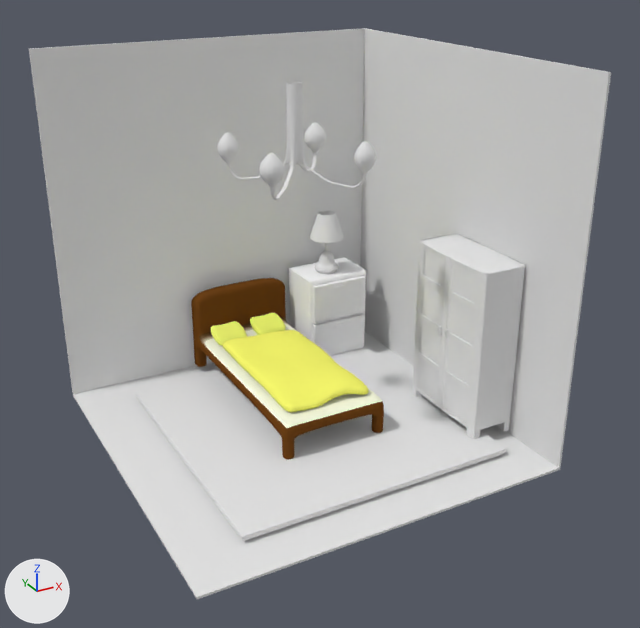
The Blender file House builder/Assets/Models/Rooms/Bedroom_Room.blend as it was, and as the next commit left it.
Both versions are drawn from a 50 mm lens placed at (-3.92, -7.64, 5.16), pointed at (0.11, -0.29, 1.49). Arrows for +X, +Y and +Z are at lower left; the lights stay in place.

In view in the first picture: 'Bed.004', 'Carpet', 'DrawerBase', 'Lamp_stand', 'Overhead_lamp', 'Plane', 'Wardrobe'.
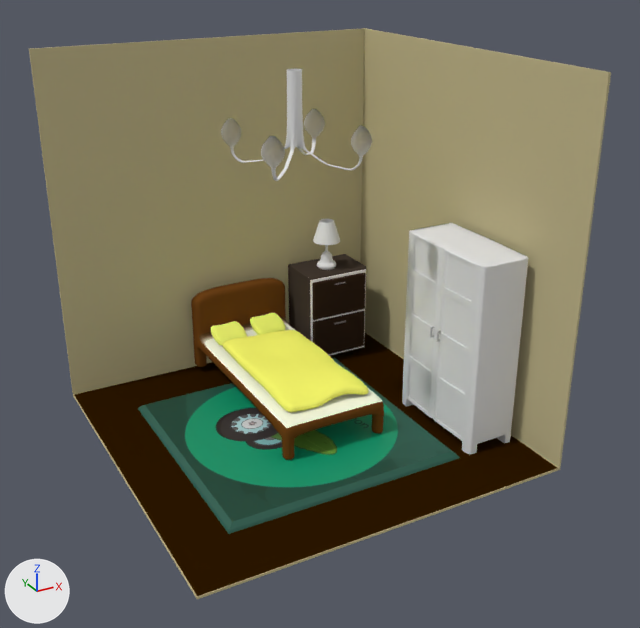
Where the change shows, as pixel boxes [x1, y1, x2, y2] in the pictures (640 x 628 px):
'Plane', surface changed (grey to yellow)
    both: [29, 28, 611, 599]
'Carpet', hidden
    before: [136, 345, 507, 541]
'Carpet.001', added (green)
    after: [138, 358, 460, 534]
'Handle.001', added
    after: [402, 223, 528, 454]
'Wardrobe', hidden
    before: [412, 234, 525, 439]
'Cabinet', added (brown)
    after: [288, 254, 366, 356]
'DrawerBase', hidden
    before: [289, 257, 366, 356]
'Overhead_lamp', hidden
    before: [217, 81, 376, 200]
'Cylinder', added
    after: [221, 69, 372, 181]
'Lamp_stand', hidden
    before: [310, 210, 344, 274]
'Lamp.001', added
    after: [313, 219, 340, 270]

What changed in the scene script:
```text
Change mat_material_room:
    remove mat_material_room.base_color = (0.8, 0.8, 0.8)  # white #e7e7e7
    add mat_material_room.texture = img_bedroom_room_texture
Change ob_drawerbase:
    add ob_drawerbase.hide_set(True)  # its collection is switched off
Change ob_carpet:
    add ob_carpet.hide_set(True)  # its collection is switched off
Change ob_wardrobe:
    add ob_wardrobe.hide_set(True)  # its collection is switched off
Change ob_lamp_stand:
    add ob_lamp_stand.hide_set(True)  # its collection is switched off
Change ob_overhead_lamp:
    add ob_overhead_lamp.hide_set(True)  # its collection is switched off
Add ob_cylinder:
    ob_cylinder = bpy.data.objects.new('Cylinder', me_cylinder)  # 357 vertices, 348 faces; spans x -7.9..7.9, y -7.8..7.8, z -1.6..1.0; in mat_material_lamp_001 (its picture is missing), mat_light_source (its picture is missing); modifiers SUBSURF
    ob_cylinder.location = (0.0, 0.0, 3.54)
    ob_cylinder.scale = (0.0744, 0.0744, 0.365)
Add ob_handle_001:
    ob_handle_001 = bpy.data.objects.new('Handle.001', me_cube_001)  # 450 vertices, 440 faces; spans x -3.42..3.93, y -1.45..1.82, z -1.63..1.63; in mat_material_wardrobe_001 (its picture is missing), mat_handles (grey #bcbcbc)
    ob_handle_001.location = (1.57, -0.7, 1.13)
    ob_handle_001.rotation_euler = (1.571, 1.571, 6.283)  # degrees (90, 90, 360)
    ob_handle_001.scale = (0.293, 0.202, 0.401)
Add ob_carpet_001:
    ob_carpet_001 = bpy.data.objects.new('Carpet.001', me_cube_003)  # 20 vertices, 18 faces; spans x -1.0..1.0, y -1.0..1.0, z -1.0..0.81; in mat_material_001 (picture img_carpet_texture)
    ob_carpet_001.location = (-0.1, -0.03, 0.02)
    ob_carpet_001.rotation_euler = (0.0, 0.0, 4.712)  # degrees (0, 0, 270)
    ob_carpet_001.scale = (1.33, 1.33, 0.0564)
Add ob_cabinet:
    ob_cabinet = bpy.data.objects.new('Cabinet', me_cube_005)  # 124 vertices, 116 faces; spans x -1.0..1.0, y -1.2..1.0, z -1.0..1.0; in mat_material_cabinet_001 (picture img_bedside_cabinet_texture)
    ob_cabinet.location = (1.26, 1.59, 0.62)
    ob_cabinet.scale = (0.418, 0.288, 0.572)
Add ob_lamp_001:
    ob_lamp_001 = bpy.data.objects.new('Lamp.001', me_cylinder_001)  # 640 vertices, 610 faces; spans x -1.89..1.89, y -1.89..1.89, z -0.31..6.51; in mat_material_002 (its picture is missing)
    ob_lamp_001.location = (1.23, 1.55, 1.21)
    ob_lamp_001.scale = (0.0905, 0.0905, 0.0905)
```
